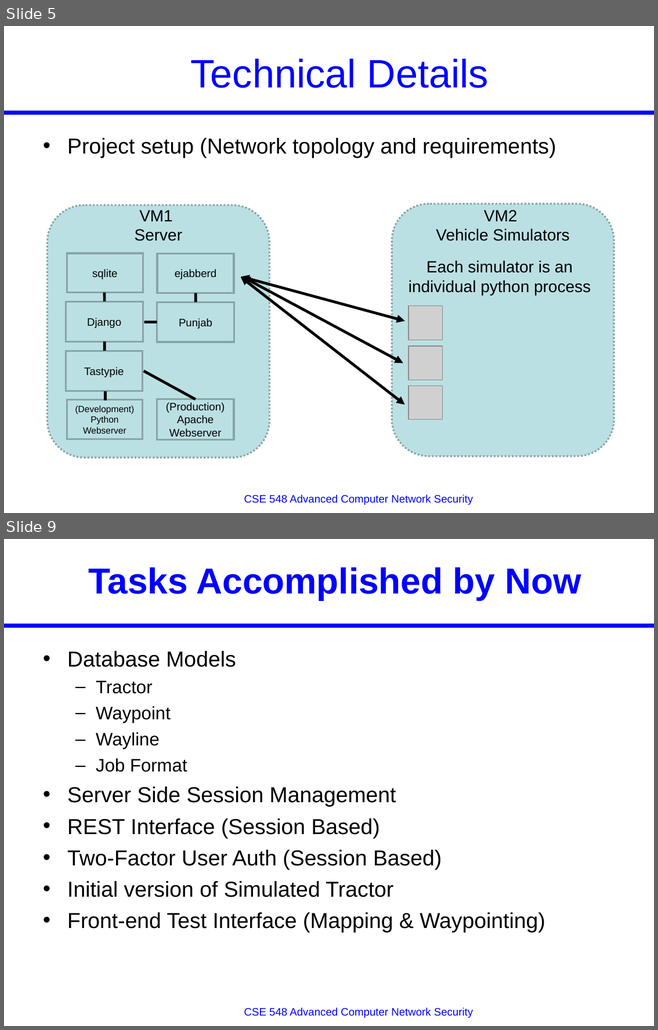
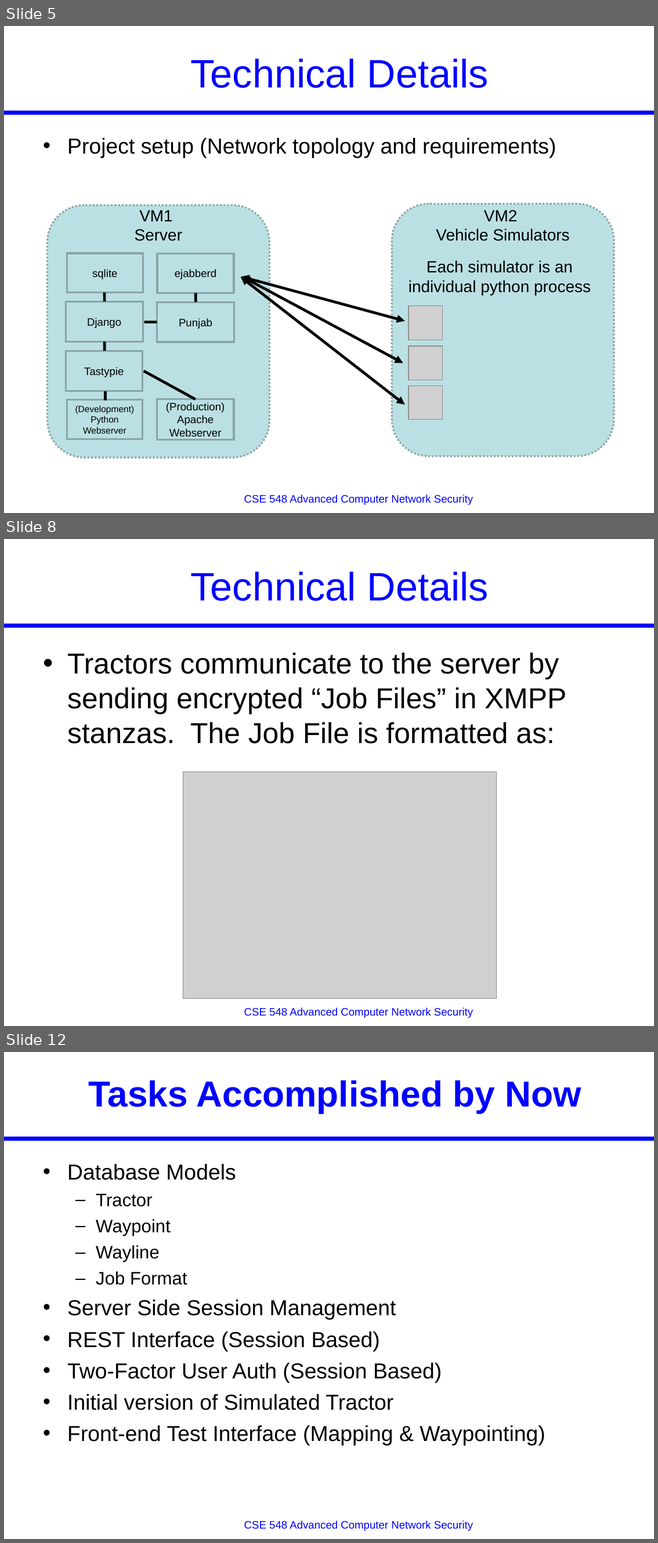
Before and after one commit to JeremyLWright/cse548, a slide deck: midterm/Presentation_Template.ppt. Shown one above the other, each under a label of ours: slides 5 and 9 before the commit, slides 5, 8 and 12 after it; the slides between them are not shown. The pictures are 658x1030 and 658x1543 pixels, drawn with LibreOffice and Linux fonts; fonts in the diff are those of the drawing; grey boxes stand for pictures. Boxes give left, top, right and bottom in pixels: in the first picture for what was removed or moved away, otherwise in the second. Text is boxed around its words. In the diff, an @@ line names an element or a change of style, - is before the commit and + after.

```diff
--- a/midterm/Presentation_Template.ppt
+++ b/midterm/Presentation_Template.ppt
@@ slide 8 added at [4, 539, 654, 1026], background #FFFFFF; not listed: 2 template elements that a slide beside it also shows @@
@@ title added at [191, 571, 488, 601], 44 pt, text #0000FF @@
+Technical Details
@@ text added at [67, 653, 566, 744], 32 pt, text #000000 @@
+• Tractors communicate to the server by sending encrypted “Job Files” in XMPP stanzas. The Job File is formatted as:
@@ picture added at [183, 772, 496, 999] @@
@@ what was slide 9 is now slide 12 @@
```
Also in this commit, not shown: 2 slides changed, 6 other slides added, 4 slides removed.
